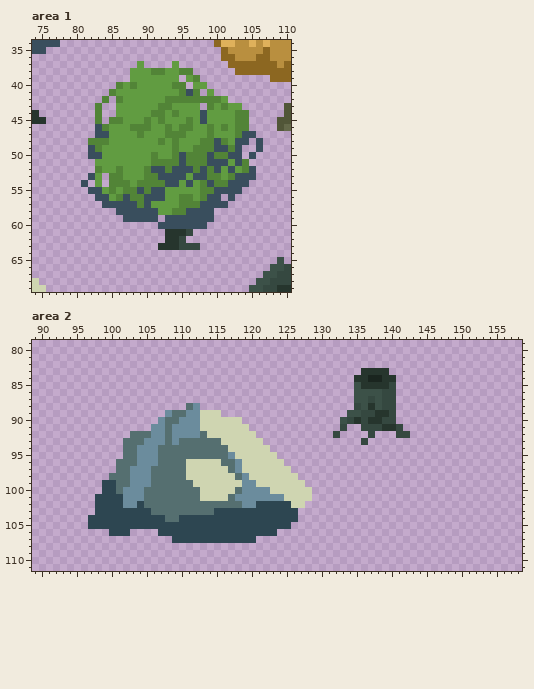
Pixel-art file, stored at Creative/Art/Items/Forest_Items.aseprite. The first picture shows the starting point.
163x112 pixels, 1 frame. Colours within 5 levels of each other are drawn and written as one. Shown: area 1: x 74..110, y 34..69; area 2: x 89..158, y 79..111.
Once edited:
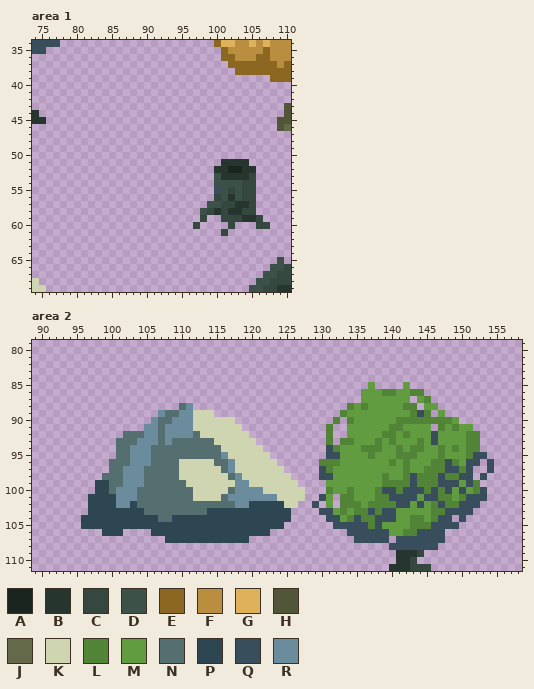
Palette (. is transparent): A #1a251f  B #26352d  C #354840  D #3c5148  E #8c6721  F #b98f3f  G #dfb15b  H #515638  J #64694a  K #cfd5b1  L #528437  M #619c41  N #556f70  P #2d4651  Q #394e5d  R #6b8c9d
The edit:
Area 1:
y 37: x 89 M -> .; x 94 M -> .
y 38: x 88..96 MMMLLMMLL -> .........
y 39: x 88..94 MMMMMMM -> .......; x 96..97 ML -> ..
y 40: x 86..95 LMLMMMMMLL -> ..........; x 97..98 MM -> ..
y 41: x 85..97 LMMMMMMMMMLQL -> .............; x 99 M -> .
y 42: x 84 L -> .; x 86..101 LMMMMMMLLLLLLLLM -> ................
y 43: x 83 L -> .; x 86..97 MMMMMMLLMMMM -> ............; x 99..103 LMLMM -> .....
y 44: x 83 L -> .; x 86..104 MMMMMLLMLMMMQMMMMLL -> ...................
y 45: x 83 L -> .; x 85..104 LLMMMLMLMMMLMQMMMMLL -> ....................
y 46: x 83..104 QLMMMLLLMMLMLLMMLMLMLL -> ......................
y 47: x 83..105 QQMMMMLMMMLLLMMMLMMMLQQ -> .......................
y 48: x 82..104 LLLMMMMMMMLMLMMMLLQLMQQ -> .......................; x 106 Q -> .
y 49: x 82..103 QLMMMMMMMMMMLMMLLLQQLQ -> ......................; x 106 Q -> .
y 50: x 82..103 QQMMMMMMMLMMLQLLLQLLQQ -> ......................; x 105 Q -> .
y 51: x 83..104 MMMMMMMMLLLLQLLLQQQMQL -> ..................BBBB
y 52: x 83..105 LMMLMMMLQQLQQQLQLQMQMLQ -> .................BBAABB
y 53: x 82..83 QM -> ..; x 85..105 LLMMMLLQQQQMQQLLMLQQQ -> ...............DBBBBC
y 54: x 81 Q -> .; x 83 M -> .; x 85..105 LLLMLLLLQQMQMLQLLQQQ. -> ...............DDDDCC
y 55: x 82..99 QQMLMLLQLQQMMMMMLL -> ..................; x 101..105 QQQ.. -> DCDCC
y 56: x 83..105 QQMLQLLQQQMMLLMLQQ.Q... -> .................CDBDCC
y 57: x 84..105 QQQQQLQMMMMLLLQQQQ.... -> ...............DDCCBBC
y 58: x 86..105 QQQQQQMMLLQQQQ...... -> ............DCBCBBCC
y 59: x 87..91 QQQQQ -> .....; x 93..99 QQQQQQQ -> .....C.; x 101..106 ...... -> CCCBBC
y 60: x 92..98 QQQQQQQ -> .....C.; x 102 . -> C; x 106..107 .. -> CC
y 61: x 93..96 BBBC -> ....; x 101 . -> C
y 62: x 93..95 BBC -> ...
y 63: x 92..97 BBBCCC -> ......
Area 2:
y 83: x 136..139 BBBB -> ....
y 84: x 135..140 BBAABB -> ......
y 85: x 135..140 DBBBBC -> ..M...; x 142 . -> M
y 86: x 135..144 DDDDCC.... -> .MMMLLMMLL
y 87: x 135..142 DDCDCC.. -> .MMMMMMM; x 144..145 .. -> ML
y 88: x 110..112 .NR -> NR.; x 134..143 .CDBDCC... -> LMLMMMMMLL; x 145..146 .. -> MM
y 89: x 107..108 .R -> RN; x 110 N -> R; x 112 R -> K; x 115 K -> .; x 133..145 .DDCCBBC..... -> LMMMMMMMMMLQL; x 147 . -> M
y 90: x 106..107 .R -> RN; x 109 N -> R; x 112 R -> K; x 118 K -> .; x 132..149 .DCBCBBCC......... -> L.LMMMMMMLLLLLLLLM
y 91: x 105 . -> R; x 107..108 RN -> NR; x 112 R -> K; x 119 K -> .; x 131 . -> L; x 133..145 C..CCCBBC.... -> .MMMMMMLLMMMM; x 147..151 ..... -> LMLMM
y 92: x 102 . -> N; x 105 N -> R; x 107..108 RN -> NR; x 112..113 RN -> NK; x 120 K -> .; x 131..132 .C -> L.; x 134..152 ...C...CC.......... -> MMMMMLLMLMMMQMMMMLL
y 93: x 101 . -> N; x 104 N -> R; x 107..109 RNR -> NRN; x 115 N -> K; x 121 K -> .; x 131 . -> L; x 133..152 ...C................ -> LLMMMLMLMMMLMQMMMMLL
y 94: x 101 . -> N; x 103 N -> R; x 106 R -> N; x 116 N -> K; x 122 K -> .; x 131..152 ...................... -> QLMMMLLLMMLMLLMMLMLMLL
y 95: x 101 . -> N; x 103 N -> R; x 106 R -> N; x 116..117 NR -> RK; x 123 K -> .; x 131..153 ....................... -> QQMMMMLMMMLLLMMMLMMMLQQ
y 96: x 100 . -> N; x 103 N -> R; x 106 R -> N; x 110 N -> K; x 115 K -> N; x 117..118 NR -> RK; x 124 K -> .; x 130..152 ....................... -> LLLMMMMMMMLMLMMMLLQLMQQ; x 154 . -> Q
y 97: x 100 . -> N; x 102 N -> R; x 105 R -> N; x 110 N -> K; x 116..118 KNR -> NRK; x 125 K -> .; x 130..151 ...................... -> QLMMMMMMMMMMLMMLLLQQLQ; x 154 . -> Q
y 98: x 99 . -> N; x 102 N -> R; x 105 R -> N; x 110 N -> K; x 117..119 KNR -> NRK; x 126 K -> .; x 130..151 ...................... -> QQMMMMMMMLMMLQLLLQLLQQ; x 153 . -> Q
y 99: x 98 . -> P; x 100 P -> N; x 102 N -> R; x 105 R -> N; x 111 N -> K; x 118 K -> R; x 120 R -> K; x 127 K -> .; x 131..152 ...................... -> MMMMMMMMLLLLQLLLQQQMQL
y 100: x 98 . -> P; x 100..101 PN -> NR; x 104 R -> N; x 112 N -> K; x 117..118 KN -> NR; x 122 R -> K; x 128 K -> .; x 131..153 ....................... -> LMMLMMMLQQLQQQLQLQMQMLQ
y 101: x 97 . -> P; x 101 P -> R; x 104 R -> N; x 112 N -> K; x 116..117 KN -> NR; x 124 R -> K; x 128 K -> .; x 130..131 .. -> QM; x 133..153 ..................... -> LLMMMLLQQQQMQQLLMLQQQ
y 102: x 97 . -> P; x 101 P -> R; x 103..104 RP -> PN; x 118 N -> R; x 120 R -> P; x 125 P -> K; x 127 K -> .; x 129 . -> Q; x 131 . -> M; x 133..152 .................... -> LLLMLLLLQQMQMLQLLQQQ
y 103: x 97 . -> P; x 105 P -> N; x 114 N -> P; x 126 P -> .; x 130..151 ...................... -> QQMLMLLQLQQMMMMMLLQQQQ
y 104: x 96 . -> P; x 107 P -> N; x 109 N -> P; x 126 P -> .; x 131..148 .................. -> QQMLQLLQQQMMLLMLQQ; x 150 . -> Q
y 105: x 96 . -> P; x 125 P -> .; x 132..149 .................. -> QQQQQLQMMMMLLLQQQQ
y 106: x 99 . -> P; x 102 P -> .; x 106 . -> P; x 123 P -> .; x 134..147 .............. -> QQQQQQMMLLQQQQ
y 107: x 108 . -> P; x 120 P -> .; x 135..139 ..... -> QQQQQ; x 141..147 ....... -> QQQQQQQ
y 108: x 140..146 ....... -> QQQQQQQ
y 109: x 141..144 .... -> BBBC
y 110: x 141..143 ... -> BBC
y 111: x 140..145 ...... -> BBBCCC
